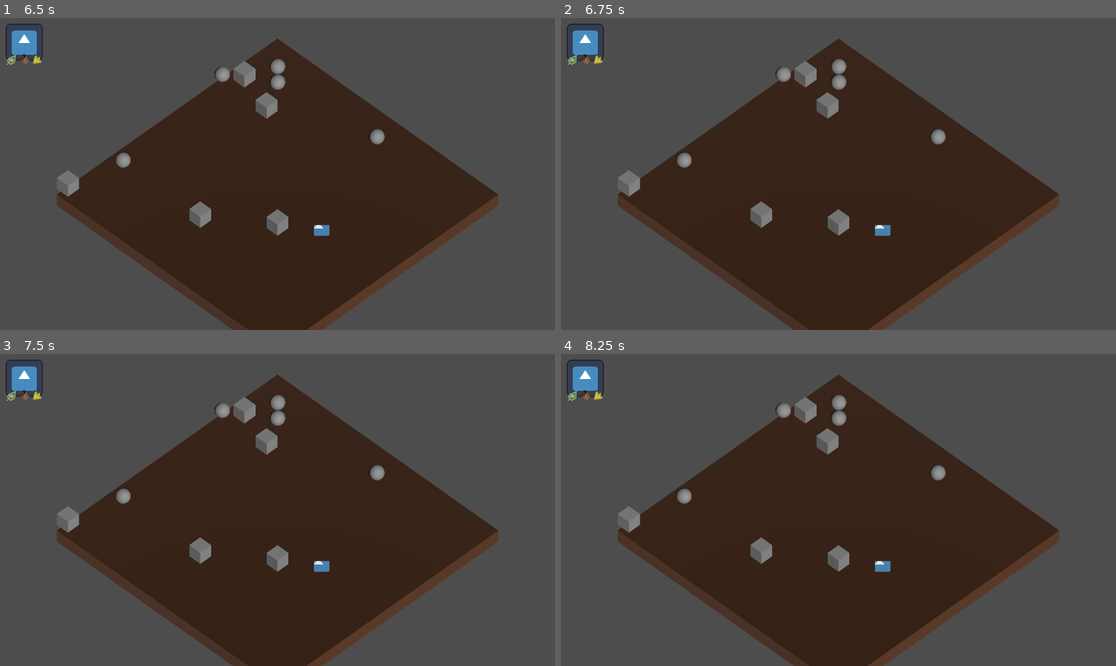
Above: before the commit, frames 1-4 (two rows, left to right).
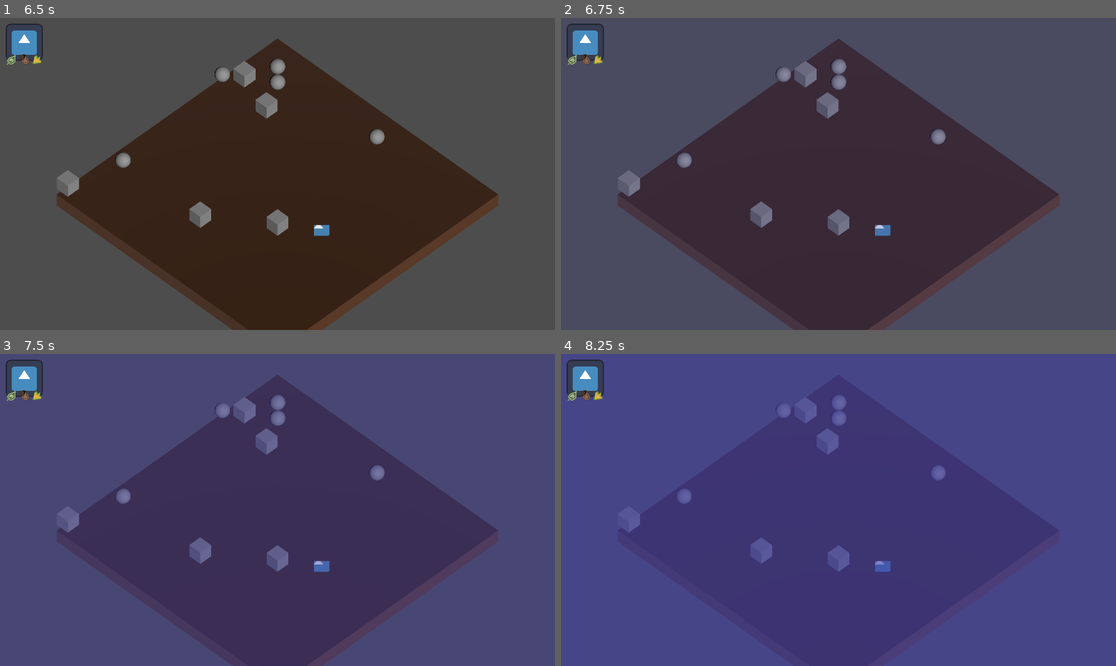
Above: after the commit, the same moments.

Repository: nialsiG/Carthage
Game: Godot game, scene res://Screens/StartScreen.tscn
Same seed, same stepped clock (60 frames per second), same inputs: the game is played once before the commit and once after it. The engine's default icon, where the game draws it, is replaced by a stand-in: a white triangle on a blue panel in a dark square.
Inputs (mouse positions are in pixels of both pictures, inside the frame that each line leads up to):
- Up to frame 1 (6.5 s): click "Play" at 0.5 s; tap Enter at 1.25, 2.75, 4.25 s; move the mouse to (399, 158) at 1.27 s; hold D (Right) 1.28-2.03 s; tap W (Top) every 0.75 s from 1.35 to 5.85 s; click (399, 158) at 1.42 s; tap Space at 2, 3.5, 5 s; move the mouse to (166, 189) at 2.02 s; hold Down (Down) 2.03-2.78 s; click (166, 189) at 2.17 s; move the mouse to (333, 105) at 2.77 s; hold D (Right) 2.78-4.28 s; click (333, 105) at 2.92 s; move the mouse to (249, 236) at 3.52 s; click (249, 236) at 3.67 s; move the mouse to (444, 220) at 4.27 s; hold Left (Left) 4.28-5.78 s; click (444, 220) at 4.42 s; move the mouse to (111, 127) at 5.02 s; click (111, 127) at 5.17 s; move the mouse to (305, 174) at 5.77 s; hold Down (Down) from 5.78 s (still down); click (305, 174) at 5.92 s
- Up to frame 2 (6.75 s): move the mouse to (755, 96) at 6.52 s; release Down (Down) at 6.53 s; hold D (Right) from 6.53 s (still down); tap W (Top) at 6.6 s; click (755, 96) at 6.67 s
- Up to frame 3 (7.5 s): keep holding D (Right); move the mouse to (399, 494) at 7.27 s; tap W (Top) at 7.35 s; click (399, 494) at 7.42 s
- Up to frame 4 (8.25 s): keep holding D (Right); move the mouse to (727, 525) at 8.02 s; tap W (Top) at 8.1 s; click (727, 525) at 8.17 s

Frame 1 is identical in both runs. In frame 2, 40% of the frame differs, in the area x 10-90%, y 6-100%; in frame 3, 99%; in frame 4, 99%, in the area x 0-100%, y 0-100%.
Error before the commit: Invalid call. Nonexistent function 'GetMapItems' in base 'Nil'. (res://Screens/game_screen.gd:108)

Commit message:
fix: no more freeze on touch with border

Diff:
--- a/game_jam_carthage/Screens/game_screen.gd
+++ b/game_jam_carthage/Screens/game_screen.gd
@@ -105,9 +105,10 @@
 func Move(target : MapItem, positionDiff : Vector3):
 	target.position = target.position + positionDiff
 	var tile = _map.GetTilefromVec(ConvertPositionToTile(target.position))
-	var items = tile.GetMapItems()
-	target.InteractWithItem(items)
-	target.SetTile(tile)
+	if tile:
+		var items = tile.GetMapItems()
+		target.InteractWithItem(items)
+		target.SetTile(tile)
 	if _focusTile:
 		_focusTile.ReleaseFocus()
 	if (target  == leader):
